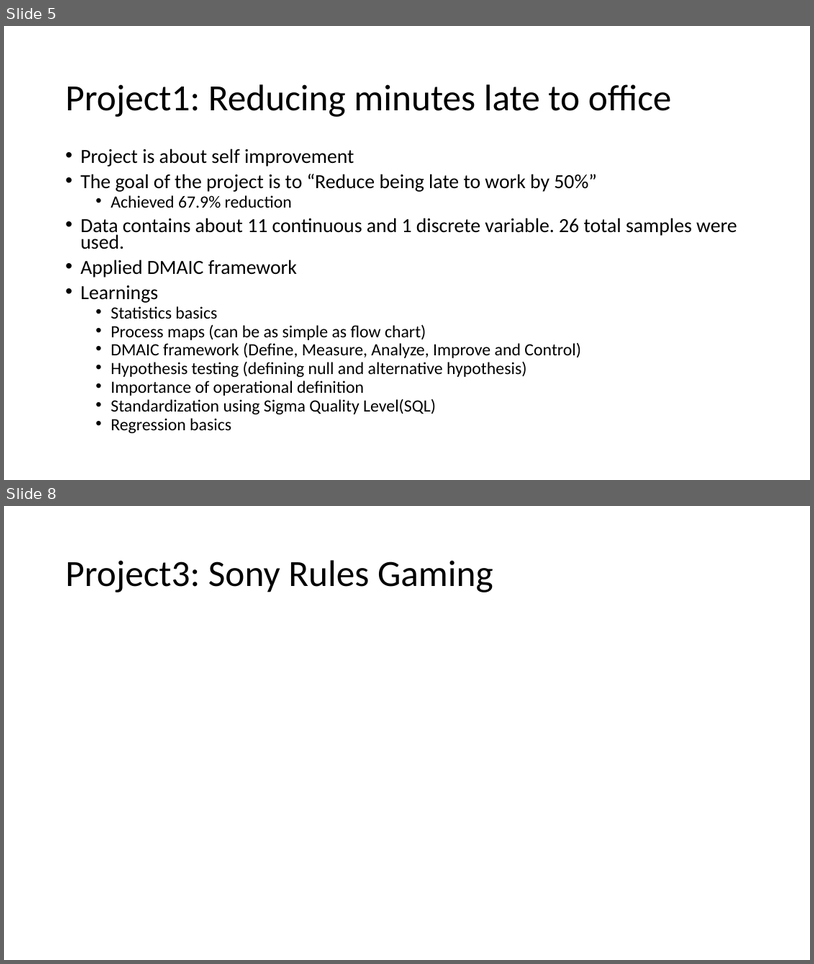
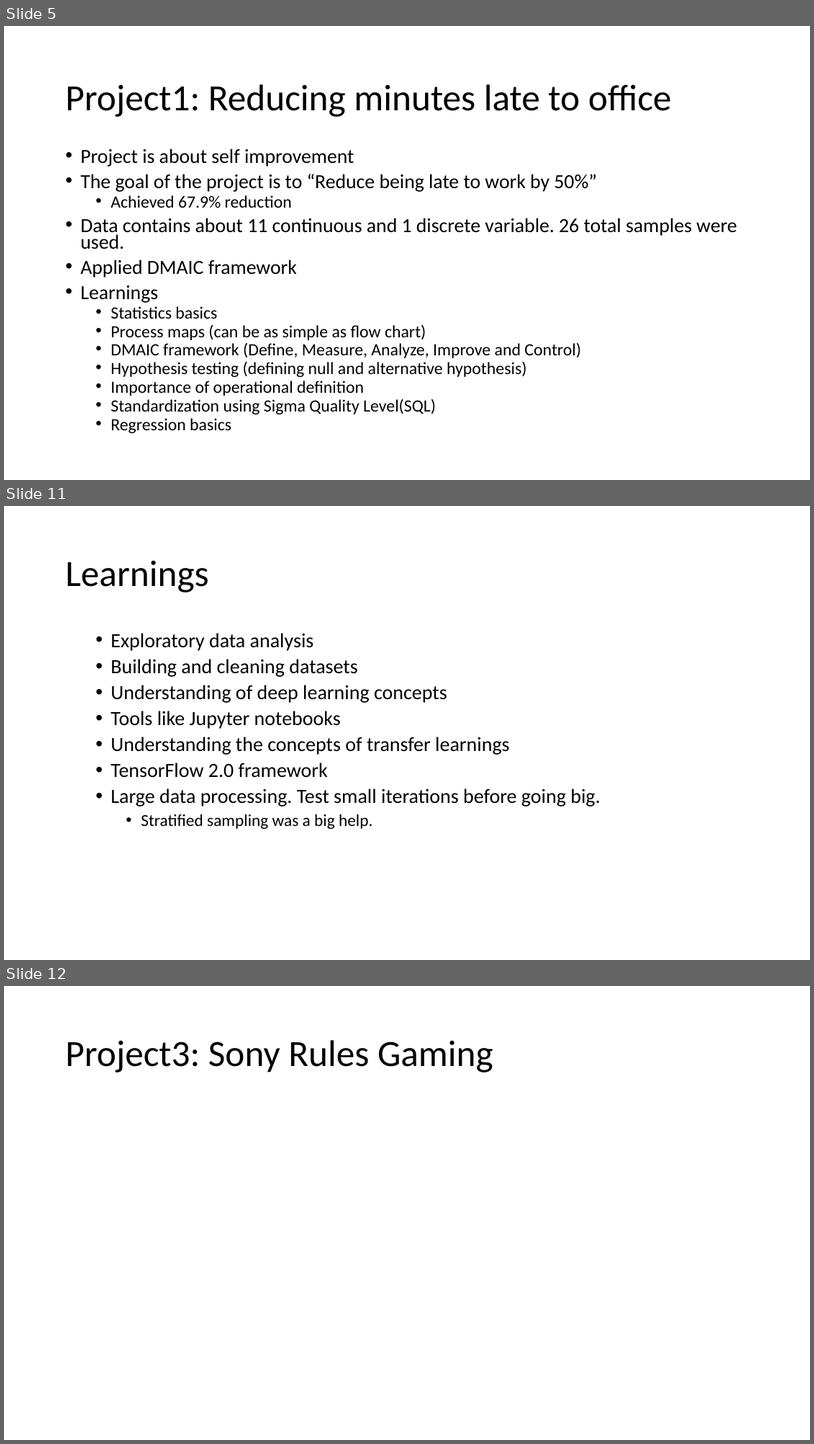
Before and after one commit to srihari-busam/MS-ADS-Portfolio, a slide deck: MS ADS.pptx. Shown one above the other, each under a label of ours: slides 5 and 8 before the commit, slides 5, 11 and 12 after it; the slides between them are not shown. The pictures are 814x964 and 814x1444 pixels, drawn with LibreOffice and Linux fonts; fonts in the diff are those of the drawing. Boxes give left, top, right and bottom in pixels: in the first picture for what was removed or moved away, otherwise in the second. Text is boxed around its words. In the diff, an @@ line names an element or a change of style, - is before the commit and + after.

Commit message:
added the deep learning project

```diff
--- a/MS ADS.pptx
+++ b/MS ADS.pptx
@@ slide 11 added at (4,506,810,960), background #FFFFFF @@
@@ title added at (65,560,208,592), 44 pt, text #000000 @@
+Learnings
@@ text added at (111,633,600,829), 24 pt, text #000000 @@
+  • Exploratory data analysis
+  • Building and cleaning datasets
+  • Understanding of deep learning concepts
+  • Tools like Jupyter notebooks
+  • Understanding the concepts of transfer learnings
+  • TensorFlow 2.0 framework
+  • Large data processing. Test small iterations before going big.
+    • Stratified sampling was a big help.
@@ what was slide 8 is now slide 12 @@
```
Also in this commit, not shown: 1 slide changed, 4 other slides added.
